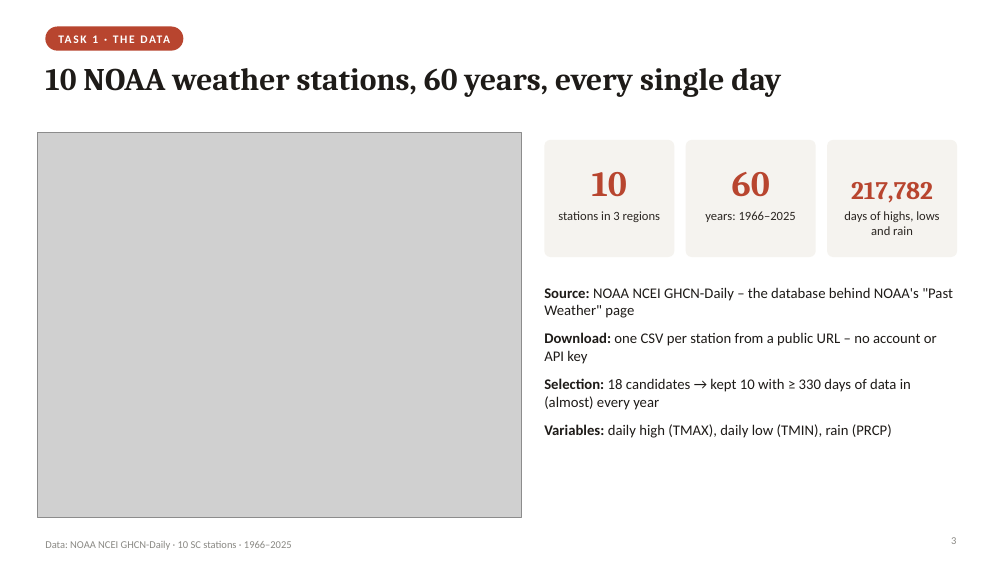
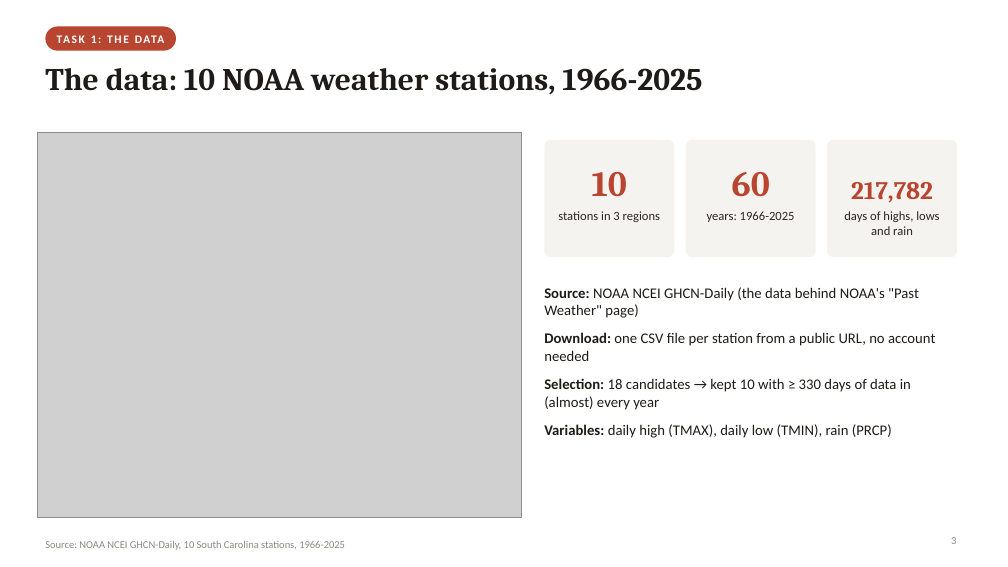
Before and after one commit to GITGUD360/P1-data-analysis-and-visualization, a slide deck: slide 3 of presentation/SC_Climate_Presentation.pptx. Drawn at 1008x567 pixels with LibreOffice and Linux fonts; fonts in the diff are those of the drawing; grey boxes stand for pictures. Boxes give left, top, right and bottom in pixels: in the first picture for what was removed or moved away, otherwise in the second. Text is boxed around its words. In the diff, an @@ line names an element or a change of style, - is before the commit and + after.

```diff
--- a/presentation/SC_Climate_Presentation.pptx
+++ b/presentation/SC_Climate_Presentation.pptx
@@ rounded rectangle: place and size @@
-rounded rectangle at [45, 26, 184, 51]
+rounded rectangle at [45, 26, 176, 51]
@@ text at [91, 35, 97, 43]: text changed @@
-TASK 1 · THE DATA
+TASK 1: THE DATA
@@ title at [45, 68, 702, 94]: text changed @@
-10 NOAA weather stations, 60 years, every single day
+The data: 10 NOAA weather stations, 1966-2025
@@ text at [707, 211, 795, 222]: text changed @@
-years: 1966–2025
+years: 1966-2025
@@ text at [544, 287, 935, 361]: text changed @@
-Source: NOAA NCEI GHCN-Daily – the database behind NOAA's "Past Weather" page
-Download: one CSV per station from a public URL – no account or API key
+Source: NOAA NCEI GHCN-Daily (the data behind NOAA's "Past Weather" page)
+Download: one CSV file per station from a public URL, no account needed
@@ text at [45, 541, 345, 550]: text changed @@
-Data: NOAA NCEI GHCN-Daily · 10 SC stations · 1966–2025
+Source: NOAA NCEI GHCN-Daily, 10 South Carolina stations, 1966-2025
```
Also in this commit, not shown: 15 other slides changed, 23 other files.
